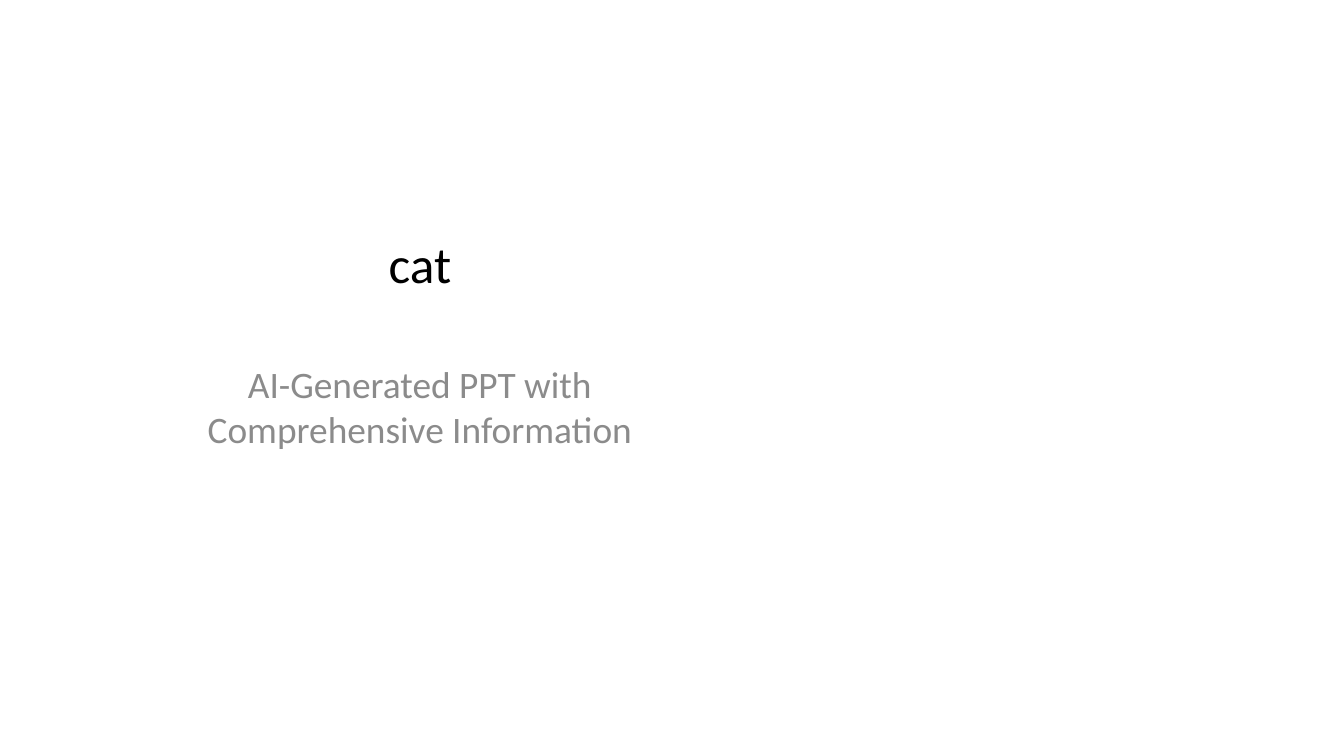
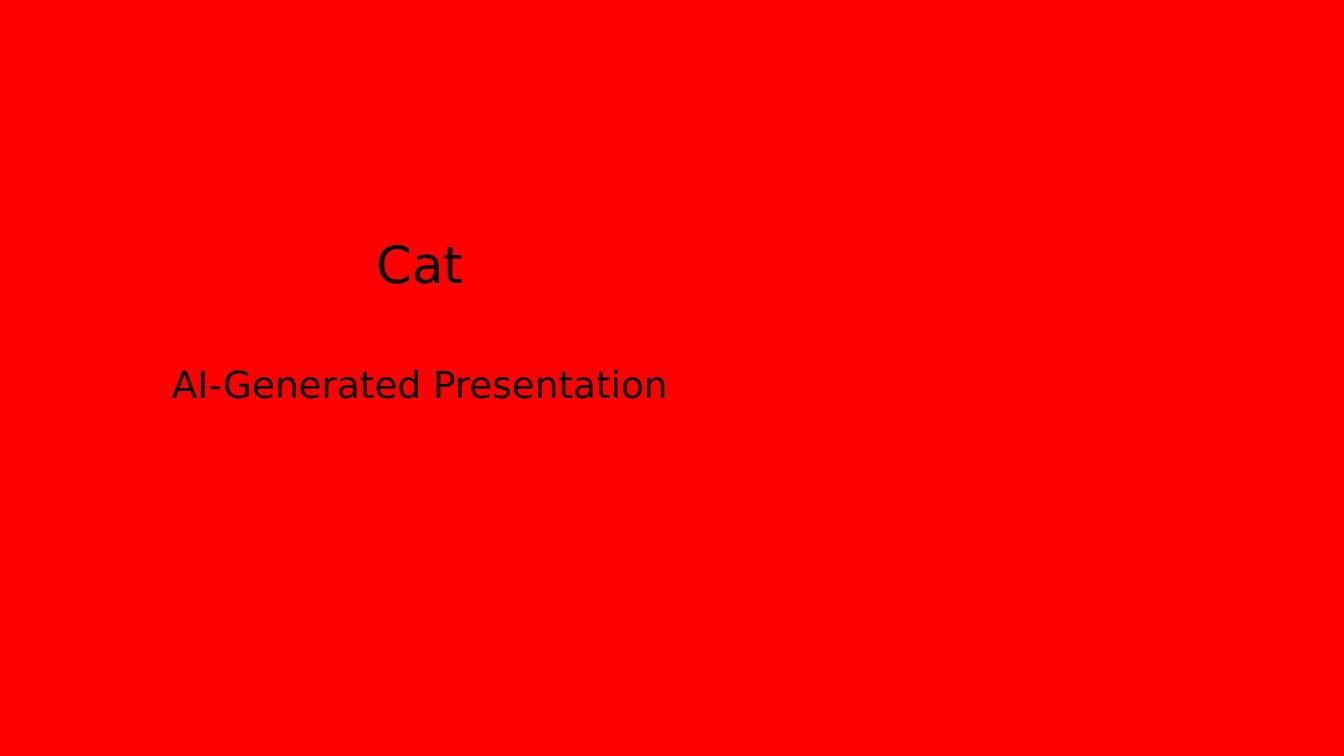
Before and after one commit to Nikhil181511/AI-Smart-Presentation-generator, a slide deck: slide 1 of generated_ppts/cat.pptx. Drawn at 1344x756 pixels with LibreOffice and Linux fonts; fonts in the diff are those of the drawing. Boxes give left, top, right and bottom in pixels: in the first picture for what was removed or moved away, otherwise in the second. Text is boxed around its words. In the diff, an @@ line names an element or a change of style, - is before the commit and + after.

```diff
--- a/generated_ppts/cat.pptx
+++ b/generated_ppts/cat.pptx
@@ background #FFFFFF to #FF0000 @@
@@ title at box(376, 245, 463, 284): text changed; font Calibri to DejaVu Sans @@
-cat
+Cat
@@ subtitle at box(172, 369, 667, 399): text changed; font Calibri to DejaVu Sans; text colour #8C8C8C to #000000 @@
-AI-Generated PPT with Comprehensive Information
+AI-Generated Presentation
```
Also in this commit, not shown: 6 slides added, 5 slides removed, 11 other files.
